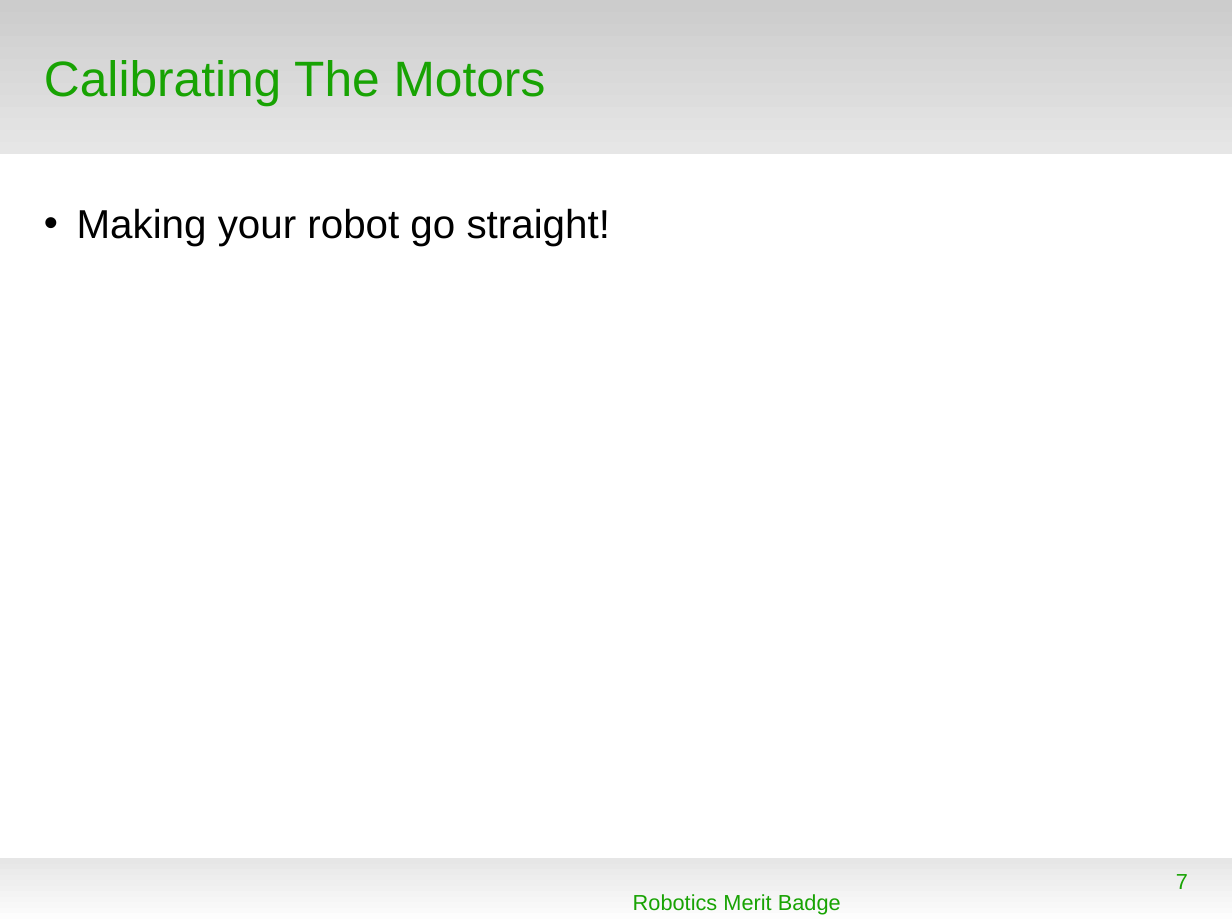
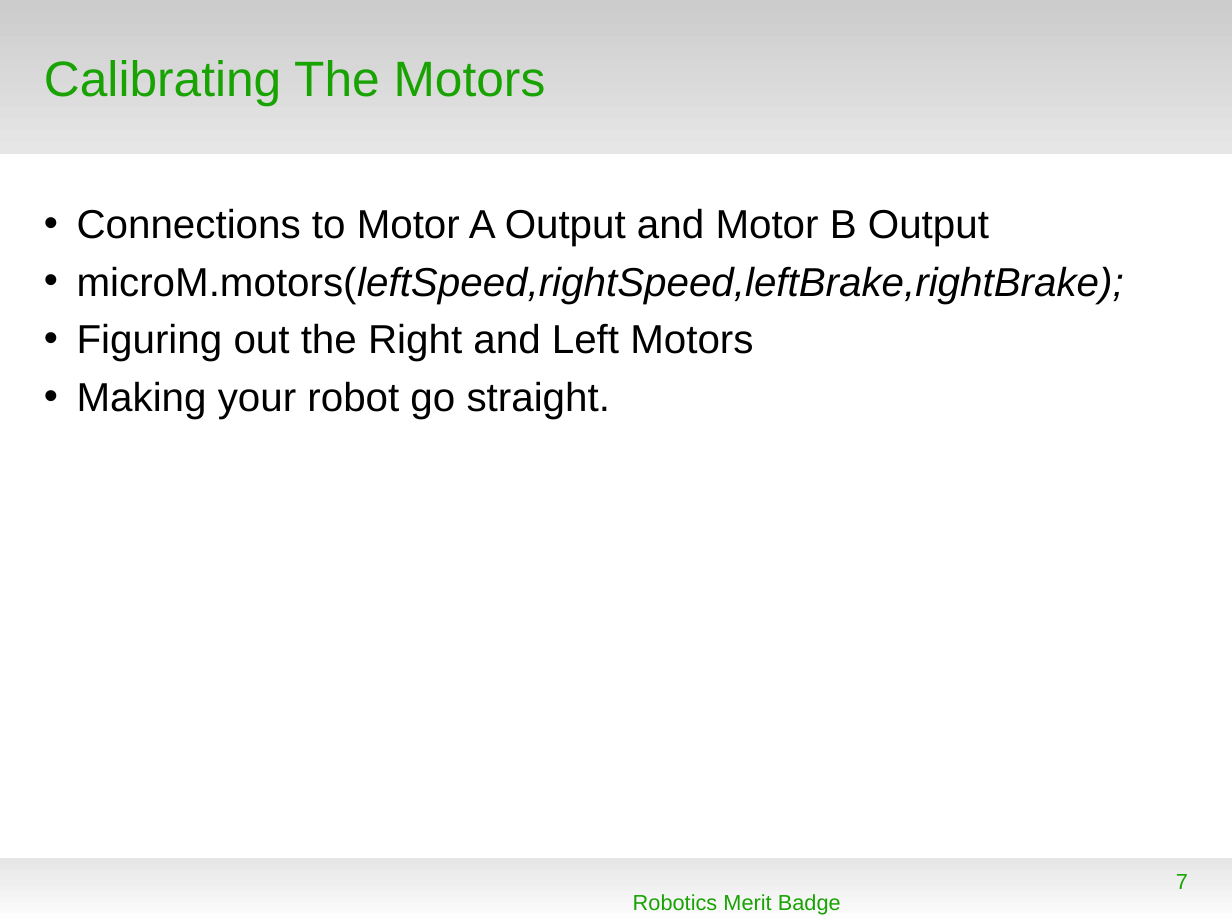
Before and after one commit to spiderman-2099/RoboticsMB, a slide deck: slide 7 of doc/RMB_Session2.odp. Drawn at 1232x924 pixels with LibreOffice and Linux fonts; fonts in the diff are those of the drawing; background and template pictures are left out. Boxes give left, top, right and bottom in pixels: in the first picture for what was removed or moved away, otherwise in the second. Text is boxed around its words. In the diff, an @@ line names an element or a change of style, - is before the commit and + after.

```diff
--- a/doc/RMB_Session2.odp
+++ b/doc/RMB_Session2.odp
@@ text at box(77, 208, 1124, 419): text changed @@
-• Making your robot go straight!
+• Connections to Motor A Output and Motor B Output
+• microM.motors(leftSpeed,rightSpeed,leftBrake,rightBrake);
+• Figuring out the Right and Left Motors
+• Making your robot go straight.
```
Also in this commit, not shown: 1 other slide changed, 2 slides added, 1 slide removed.
